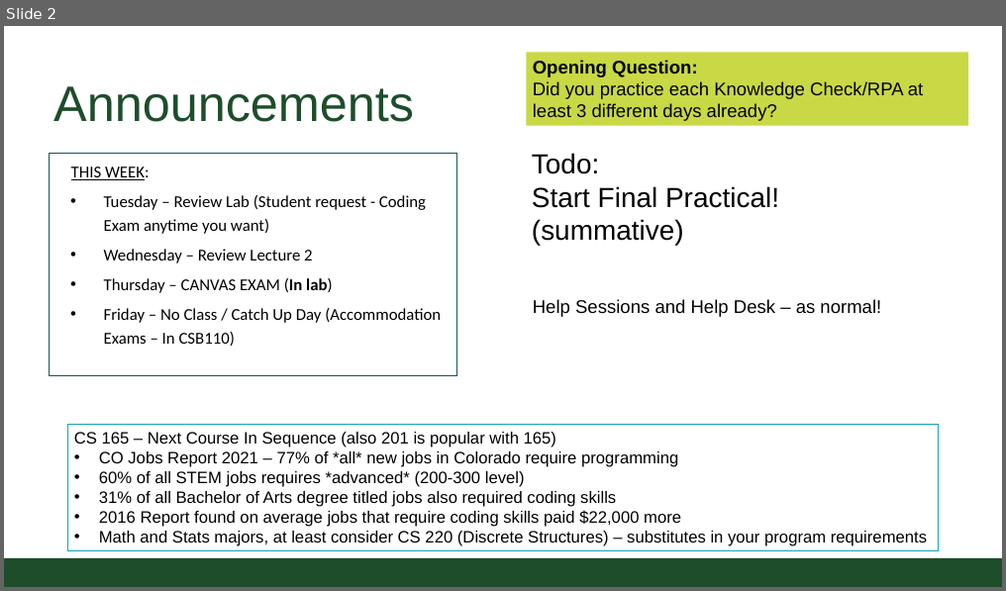
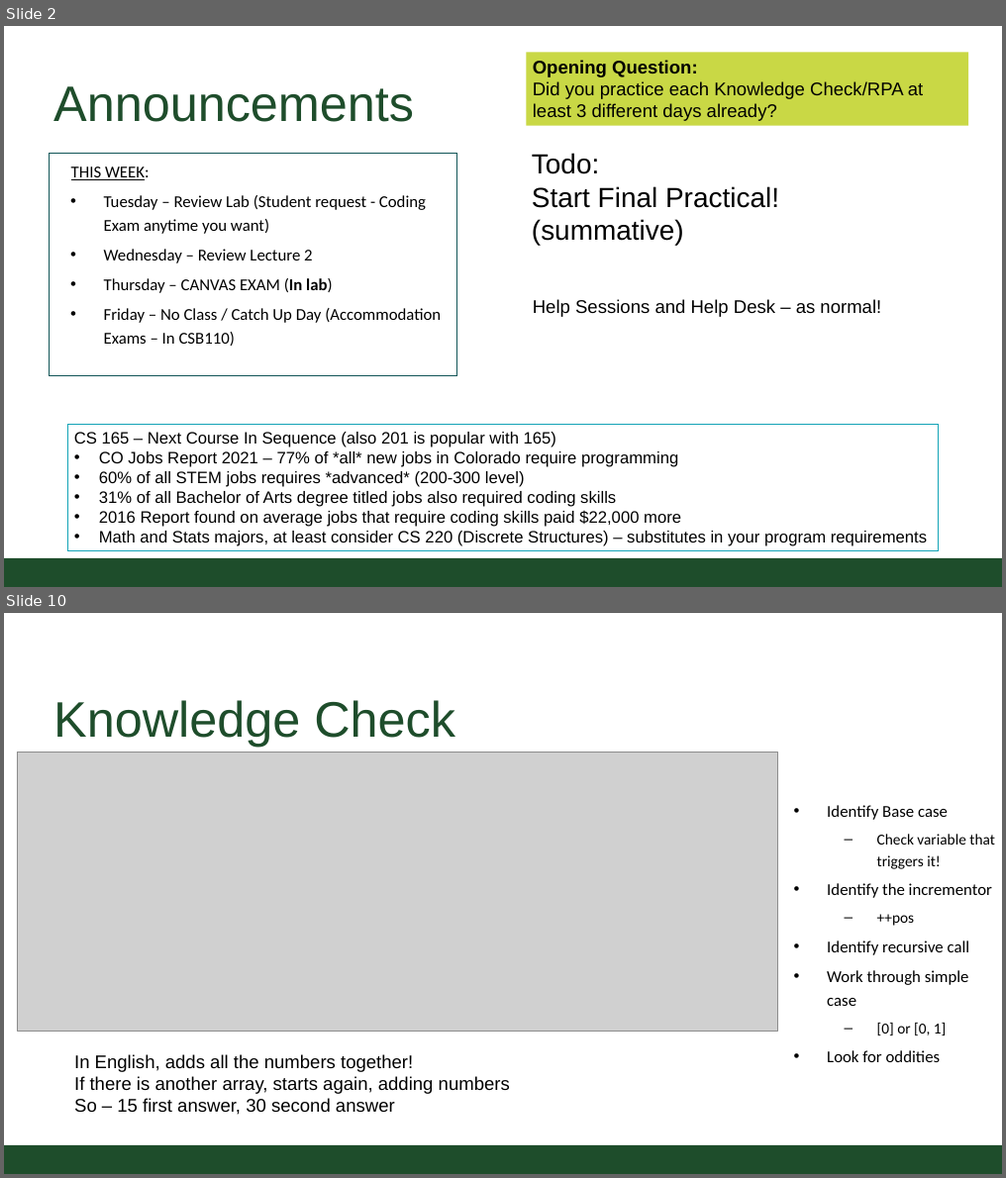
Before and after one commit to CSU-CompSci-CS163-4/Handouts, a slide deck: slides/On-Campus/12_01_ReviewSession_CS163.pptx. Shown one above the other, each under a label of ours: slide 2 before the commit, slides 2 and 10 after it; the slides between them are not shown. The pictures are 1006x591 and 1006x1178 pixels, drawn with LibreOffice and Linux fonts; fonts in the diff are those of the drawing; grey boxes stand for pictures; background and template pictures are left out. Boxes give left, top, right and bottom in pixels: in the first picture for what was removed or moved away, otherwise in the second. Text is boxed around its words. In the diff, an @@ line names an element or a change of style, - is before the commit and + after.

```diff
--- a/slides/On-Campus/12_01_ReviewSession_CS163.pptx
+++ b/slides/On-Campus/12_01_ReviewSession_CS163.pptx
@@ slide 10 added at (4,613,1002,1174), background #FFFFFF; not listed: 1 template element that a slide beside it also shows @@
@@ title added at (54,700,455,747), 54.4 pt, text #1E4D2B @@
+Knowledge Check
@@ picture added at (17,752,777,1031) @@
@@ text added at (827,805,992,1062), 18.1 pt, text #000000 @@
+• Identify Base case
+  – Check variable that triggers it!
+• Identify the incrementor
+  – ++pos
+• Identify recursive call
+• Work through simple case
+  – [0] or [0, 1]
+• Look for oddities
@@ text added at (74,1055,510,1115), 20 pt, text #000000 @@
+In English, adds all the numbers together!
+If there is another array, starts again, adding numbers
+So – 15 first answer, 30 second answer
```
Also in this commit, not shown: 7 slides changed, 5 other slides added, 2 slides removed, 3 other files.
